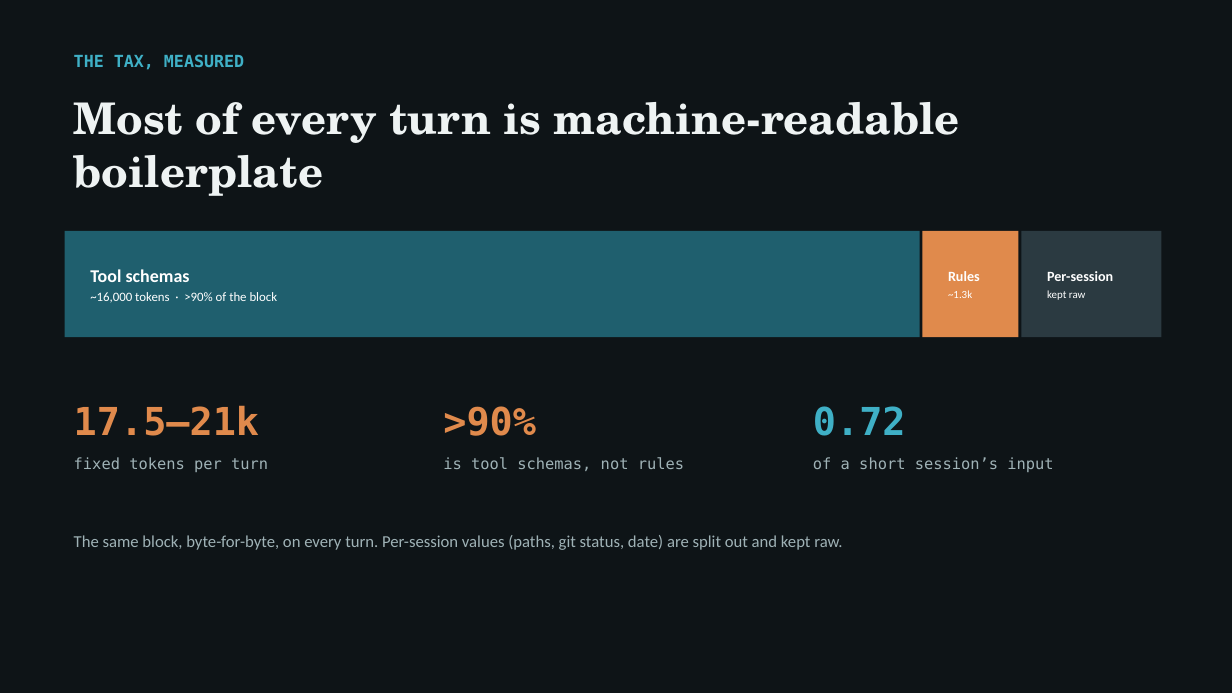
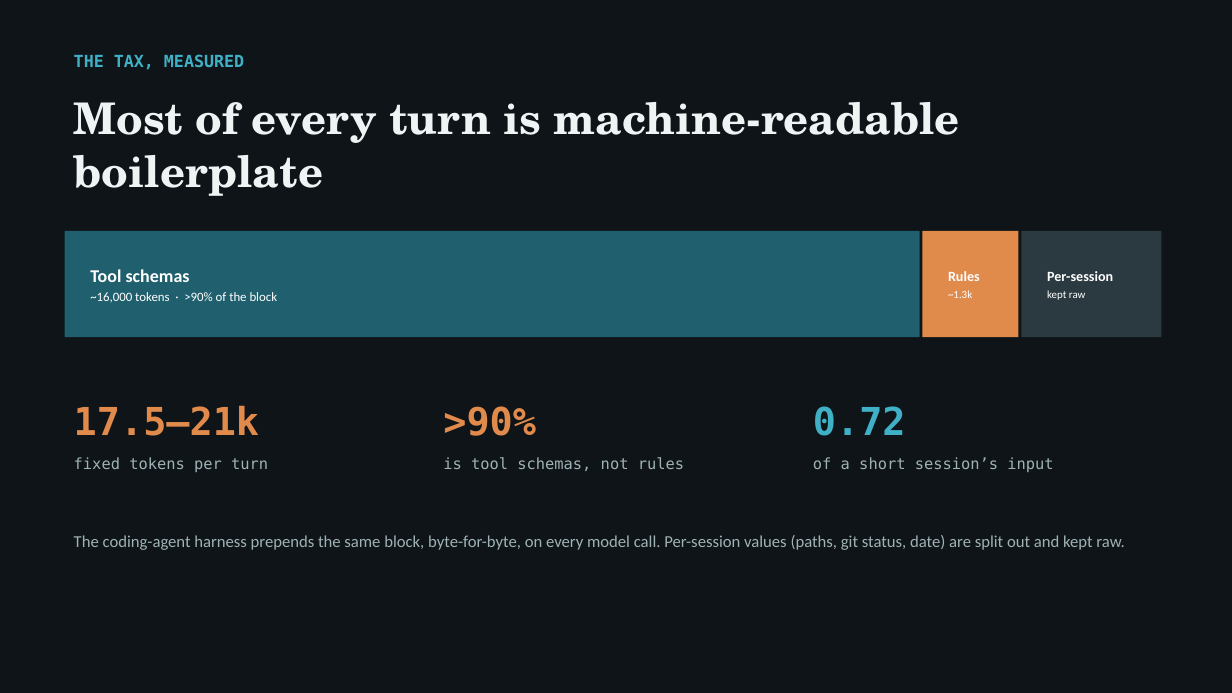
Before and after one commit to arunmenon/gisting-coding-agent, a slide deck: slide 4 of Gisting-CTO-deck.pptx. Drawn at 1232x693 pixels with LibreOffice and Linux fonts; fonts in the diff are those of the drawing. Boxes give left, top, right and bottom in pixels: in the first picture for what was removed or moved away, otherwise in the second. Text is boxed around its words. In the diff, an @@ line names an element or a change of style, - is before the commit and + after.

Commit message:
Clarify the tax: the coding agent re-sends the preamble to the model on every step

```diff
--- a/Gisting-CTO-deck.pptx
+++ b/Gisting-CTO-deck.pptx
@@ text at [74, 535, 1124, 550]: text changed @@
-The same block, byte-for-byte, on every turn. Per-session values (paths, git status, date) are split out and kept raw.
+The coding-agent harness prepends the same block, byte-for-byte, on every model call. Per-session values (paths, git status, date) are split out and kept raw.
```
Also in this commit, not shown: 1 other slide changed, 3 other files.
